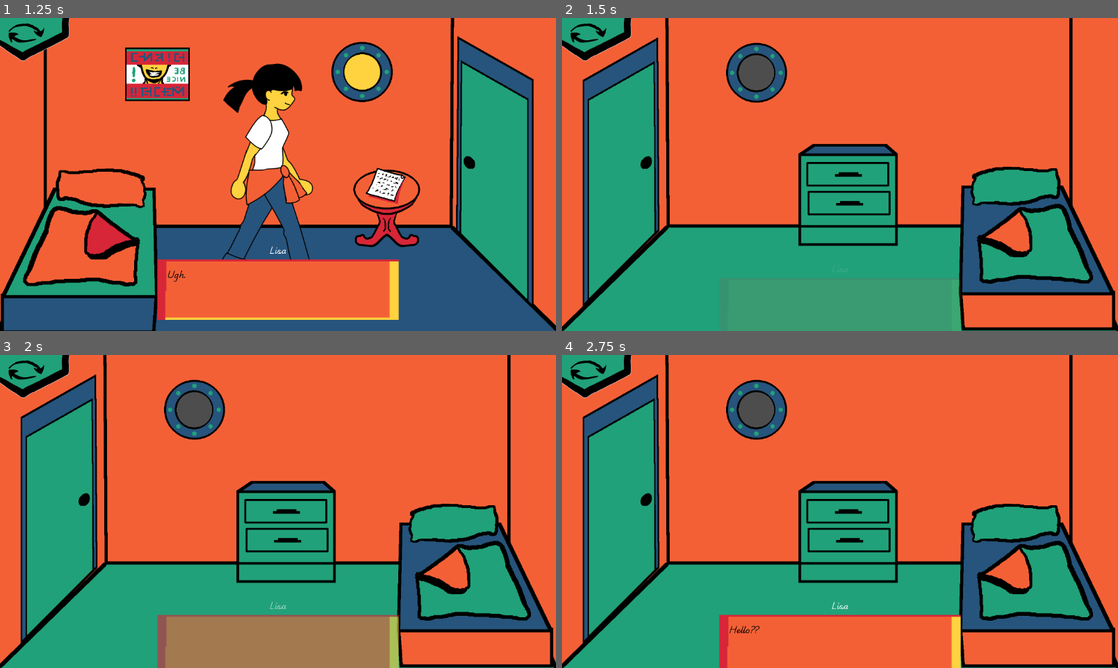
Above: before the commit, frames 1-4 (two rows, left to right).
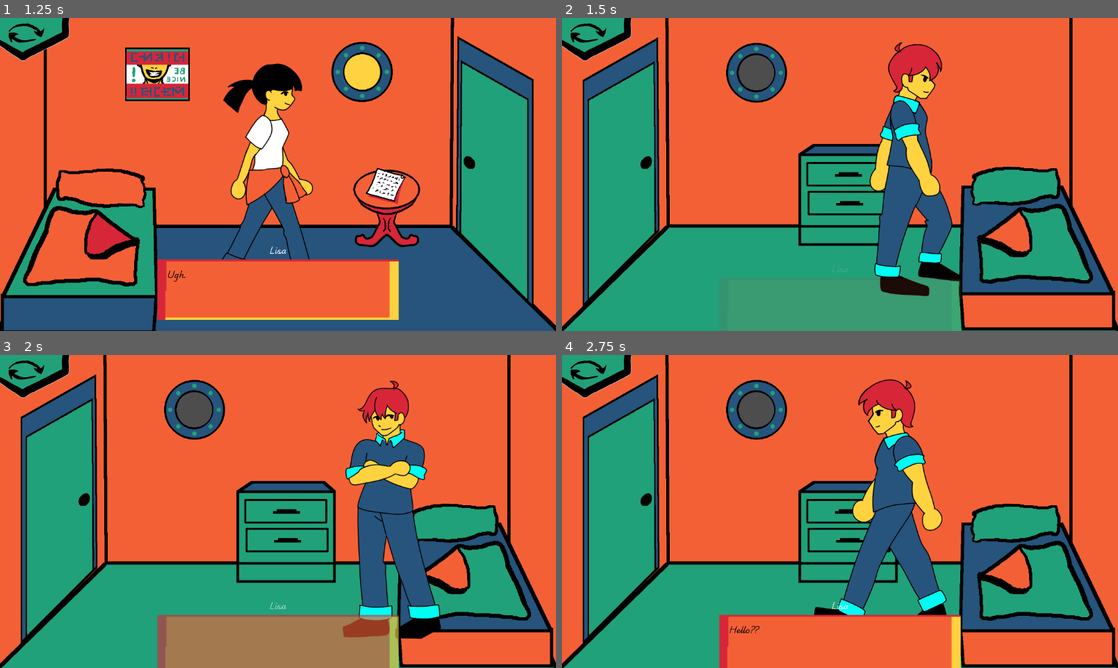
Above: after the commit, the same moments.

Repository: jame581/BrainAndGut
Game: Godot game, scene res://maps/main_level.tscn
Same seed, same stepped clock (60 frames per second), same inputs: the game is played once before the commit and once after it. This scene is started directly instead of the project's main scene. Sound files missing from this copy of the repository are replaced by a short silence.
Inputs (mouse positions are in pixels of both pictures, inside the frame that each line leads up to):
- Up to frame 1 (1.25 s): move the mouse to (383, 180) at 0.52 s; press the mouse at (383, 180) at 0.53 s
- Up to frame 2 (1.5 s): move the mouse to (1040, 180) at 1.27 s; release the mouse at (1040, 180) at 1.28 s; tap Tab (next_level) at 1.35 s; click (1040, 180) at 1.42 s
- Up to frame 3 (2 s): no input
- Up to frame 4 (2.75 s): move the mouse to (639, 517) at 2.02 s; press the mouse at (639, 517) at 2.03 s

Frame 1 is identical in both runs. In frame 2, 7.2% of the frame differs, in the area x 55-72%, y 7-89%; in frame 3, 7.5%, in the area x 61-80%, y 8-91%; in frame 4, 7.4%.

Commit message:
Guts room setup with new gut scene

Diff:
--- a/project/maps/main_level.tscn
+++ b/project/maps/main_level.tscn
@@ -12,6 +12,7 @@
 [ext_resource type="PackedScene" uid="uid://dkv000xjdt377" path="res://maps/rooms/room_brain_begin.tscn" id="8_tyedl"]
 [ext_resource type="Texture2D" uid="uid://cqerulxrmawco" path="res://assets/sprites/ui/switch-button1.png" id="9_g51ab"]
 [ext_resource type="PackedScene" uid="uid://cty8hotp0o4pj" path="res://scenes/characters/brain.tscn" id="12_f1qhn"]
+[ext_resource type="PackedScene" uid="uid://dawdndhy5pp3e" path="res://scenes/characters/gut.tscn" id="13_xucwh"]
 
 [node name="MainLevel" type="Node2D" node_paths=PackedStringArray("sublevels")]
 position = Vector2(-9, -3)
@@ -31,8 +32,9 @@
 [node name="Room-Brain" parent="Rooms" instance=ExtResource("3_mcyaf")]
 position = Vector2(-2981, 883)
 
-[node name="Room-Guts" parent="Rooms" instance=ExtResource("4_36851")]
+[node name="Room-Guts" parent="Rooms" node_paths=PackedStringArray("player_gut") instance=ExtResource("4_36851")]
 position = Vector2(3151, 968)
+player_gut = NodePath("../../Gut")
 
 [node name="Room-Control" parent="Rooms" instance=ExtResource("5_0nfsp")]
 position = Vector2(-3450, -656)
@@ -64,7 +66,14 @@
 
 [node name="Brain" parent="." instance=ExtResource("12_f1qhn")]
 position = Vector2(-226, 0)
+interaction_allowed = 0
 
 [node name="NavigationAgent2D" type="NavigationAgent2D" parent="Brain"]
 
+[node name="Gut" parent="." instance=ExtResource("13_xucwh")]
+character_type = 1
+interaction_allowed = 1
+
+[node name="NavigationAgent2D" type="NavigationAgent2D" parent="Gut"]
+
 [connection signal="pressed" from="CanvasLayer/TextureRect/Button" to="." method="_on_button_pressed"]
--- a/project/maps/rooms/room_guts.tscn
+++ b/project/maps/rooms/room_guts.tscn
@@ -25,8 +25,9 @@
 "waves": SubResource("Animation_yn0yu")
 }
 
-[node name="Room-Guts" type="Node2D" node_paths=PackedStringArray("dialog")]
+[node name="Room-Guts" type="Node2D" node_paths=PackedStringArray("player_gut_start_position", "dialog")]
 script = ExtResource("1_ylvpe")
+player_gut_start_position = NodePath("SpawnPoint")
 play_dialogs_on_start = true
 data_dialogs = Array[Dictionary]([{
 "audio": "res://assets/sounds/voices/lisa/Lisa Lines 4.wav",
@@ -78,3 +79,6 @@
 dialog_title = "Papers on table"
 writing_speed = 0.03
 show_instant = true
+
+[node name="SpawnPoint" type="Node2D" parent="."]
+position = Vector2(236, 0)
Not shown: 1 places in project/maps/main_level.tscn that only renumber resources
